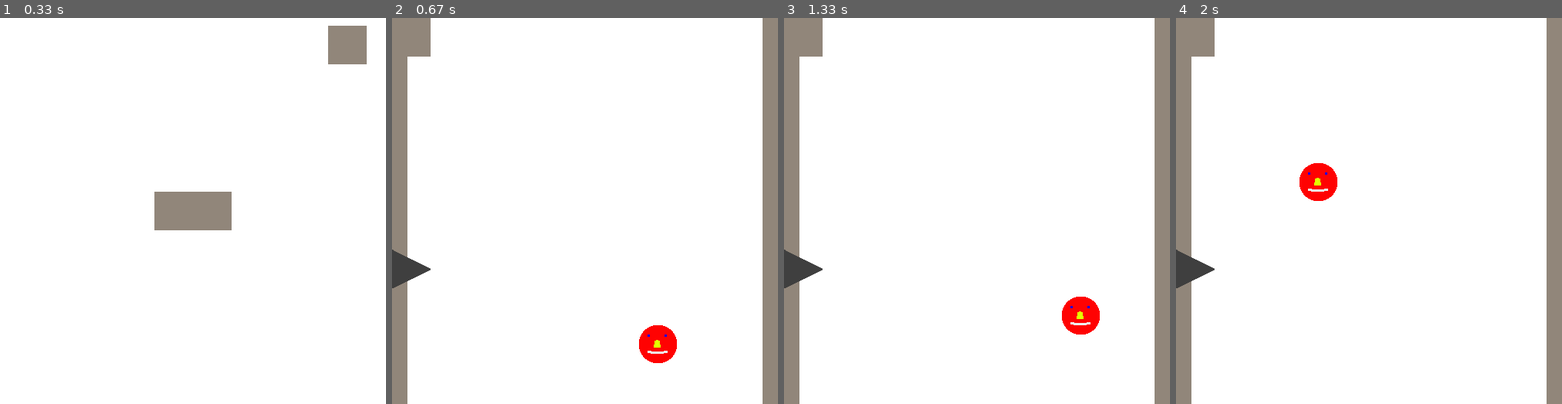
Above: before the commit, frames 1-4 (left to right).
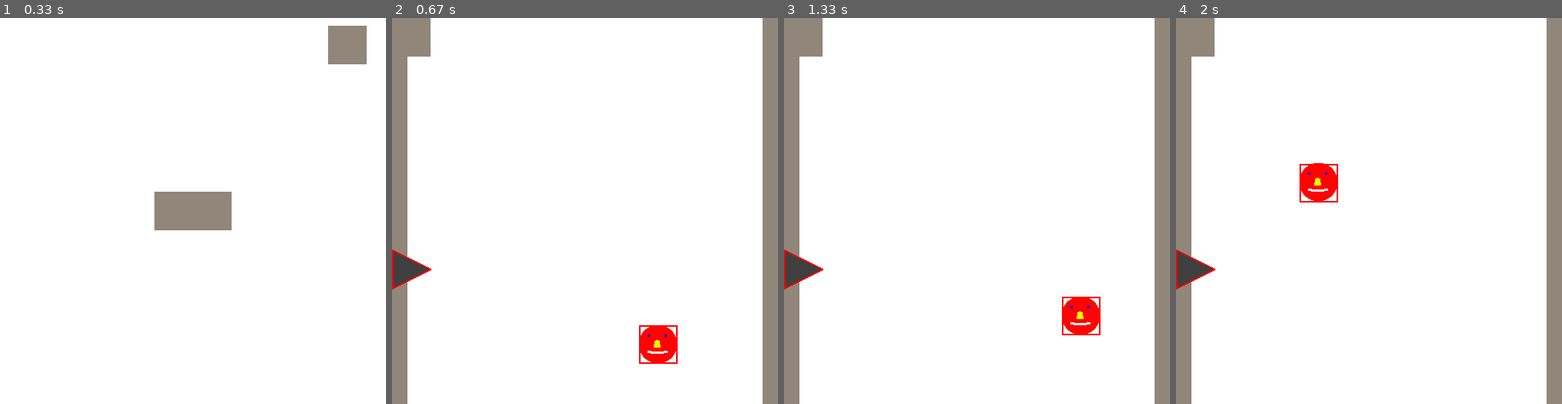
Above: after the commit, the same moments.

Repository: Wissi00/Projet-CMI
Game: pygame game, started from Main.py
Same seed, same stepped clock (60 frames per second), same inputs: the game is played once before the commit and once after it.
Inputs (mouse positions are in pixels of both pictures, inside the frame that each line leads up to):
- Up to frame 1 (0.33 s): no input
- Up to frame 2 (0.67 s): click (585, 211) at 0.38 s
- Up to frame 3 (1.33 s): tap Space at 0.67, 1.07 s
- Up to frame 4 (2 s): tap Space at 1.37, 1.57, 1.9 s

Frame 1 is identical in both runs. In frame 2, 0.2% of the frame differs, in the area x 0-74%, y 60-90%; in frame 3, 0.2%; in frame 4, 0.2%, in the area x 0-42%, y 37-71%.

Commit message:
Reglage de collision entre l oiseau et les piques

Diff:
--- a/Functions.py
+++ b/Functions.py
@@ -1,3 +1,5 @@
+from math import *
+
 def w1(A,B,C,P):
     return (A[0]*(C[1]-A[1])+(P[1]-A[1])*(C[0]-A[0])-P[0]*(C[1]-A[1]))/((B[1]-A[1])*(C[0]-A[0])-(B[0]-A[0])*(C[1]-A[1]))
 
@@ -9,3 +11,12 @@
 
 def inTriangle(A,B,C,P):
     return (w1(A,B,C,P)>=0 and w2(A,B,C,P)>=0 and w1(A,B,C,P)+w2(A,B,C,P)<=1)
+
+
+def CirclePoints(r,m):
+    circlePoints=[]
+    for i in range (0,360):
+        circlePoints.append([m[0]+r*cos(radians(i)),m[1]-r*sin(radians(i))])
+    return circlePoints
+
+#print(CirclePoints(10, 250, 250))
--- a/Game.py
+++ b/Game.py
@@ -23,11 +23,6 @@
                 sys.exit()
         isJumping = pygame.key.get_pressed()[pygame.K_SPACE]
         Player1.mouvY(isJumping)
-        Player1.rectpoints=[Player1.rect.topleft,Player1.rect.topright,Player1.rect.bottomleft,Player1.rect.bottomright,Player1.rect.center,Player1.rect.midtop,Player1.rect.midbottom,Player1.rect.midleft,Player1.rect.midright]
-        for pique in piques:
-            for point in Player1.rectpoints:
-                if inTriangle(pique.A,pique.B,pique.C, point)==True:
-                    MenuLost()
         if isJumping:
             if jumpdispo:
                 isJumping = True
@@ -39,9 +34,15 @@
             if jumpdispo == False:
                 jumpdispo = True
                 isJumping = False
-        Player1.mouvY(isJumping)
+        for pique in piques:
+            for point in CirclePoints(Player1.rect.w/2, Player1.rect.center):
+                if inTriangle(pique.A,pique.B,pique.C, point)==True:
+                    print(point)
+                    print(Player1.x,Player1.y)
+                    MenuLost()
         #Display ------------------------------------------------------------
         screen.fill((255,255,255))
+        Player1.mouvY(isJumping)
         mur1.draw()
         mur2.draw()
         Player1.mouvX()
--- a/classes.py
+++ b/classes.py
@@ -48,7 +48,7 @@
 
     def draw(self):
         screen.blit(self.sprite,(self.x,self.y))
-      #  pygame.draw.rect(screen, (255, 0, 0), self.rect, 2)
+        pygame.draw.rect(screen, (255, 0, 0), self.rect, 2)
 
     def mouvY(self, jump):
         if jump == False:
@@ -95,4 +95,4 @@
     def draw(self):
         screen.blit(self.sprite,(self.rect))
        # pygame.draw.rect(screen, (255, 0, 0), self.rect, 2)
-     #   pygame.draw.polygon(screen, (255, 0, 0), self.vertices, 2)
+        pygame.draw.polygon(screen, (255, 0, 0), self.vertices, 2)
Not shown, changed: sprites/.DS_Store
